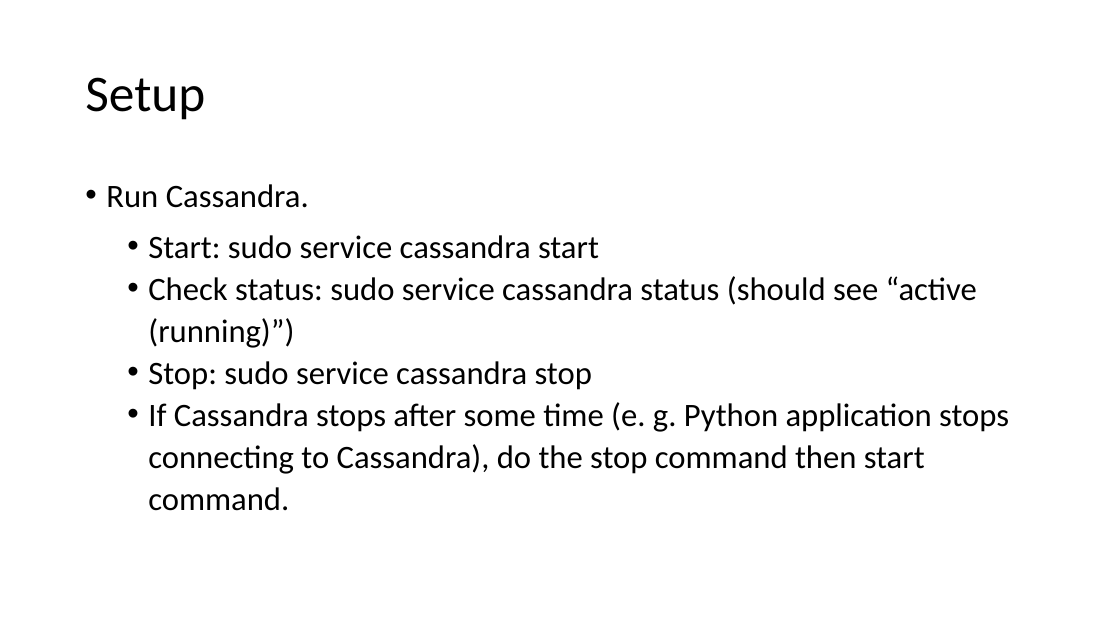
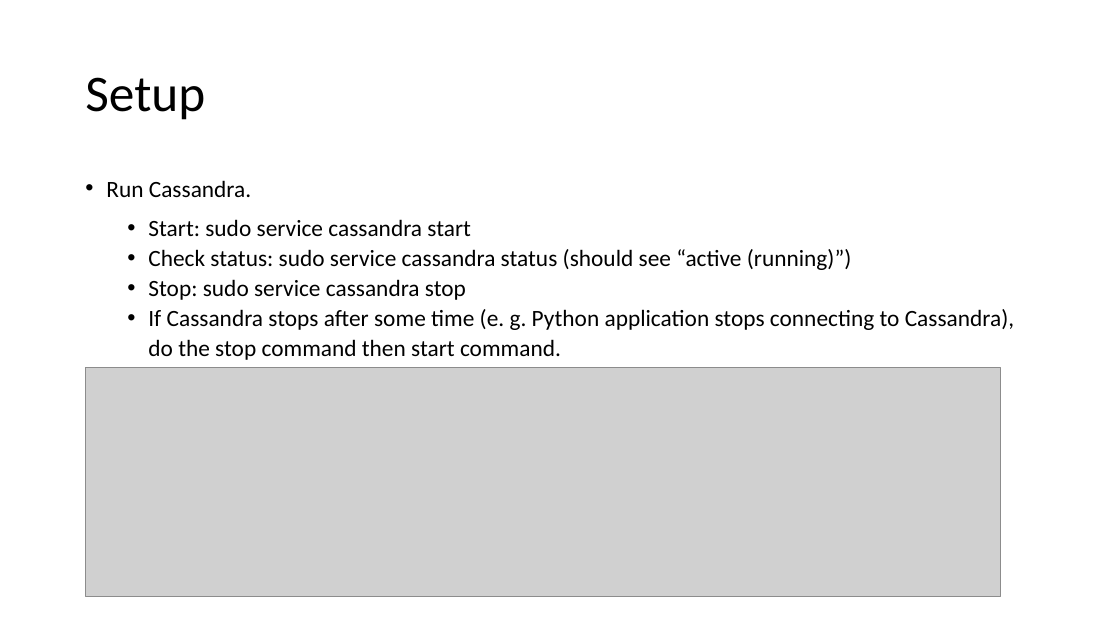
Before and after one commit to CS-6381/FinalProject, a slide deck: slide 9 of Datastores & Distributed File Systems/Apache Cassandra/JamesVu_CraigTopham_ThomasBoudreau/Documentation/CS 6381 Final Project_ApacheCassandra.pptx (slide 5 before the commit). Drawn at 1120x630 pixels with LibreOffice and Linux fonts; fonts in the diff are those of the drawing; grey boxes stand for pictures. Boxes give left, top, right and bottom in pixels: in the first picture for what was removed or moved away, otherwise in the second. Text is boxed around its words. In the diff, an @@ line names an element or a change of style, - is before the commit and + after.

```diff
--- a/Datastores & Distributed File Systems/Apache Cassandra/JamesVu_CraigTopham_ThomasBoudreau/Documentation/CS 6381 Final Project_ApacheCassandra.pptx
+++ b/Datastores & Distributed File Systems/Apache Cassandra/JamesVu_CraigTopham_ThomasBoudreau/Documentation/CS 6381 Final Project_ApacheCassandra.pptx
@@ text "Run Cassandra." at bbox=[106, 180, 1014, 360]: size 28 to 20 pt @@
@@ picture added at bbox=[86, 368, 1001, 597] @@
```
Also in this commit, not shown: 3 other slides changed, 4 slides added, 1 slide removed, 1 other file.
